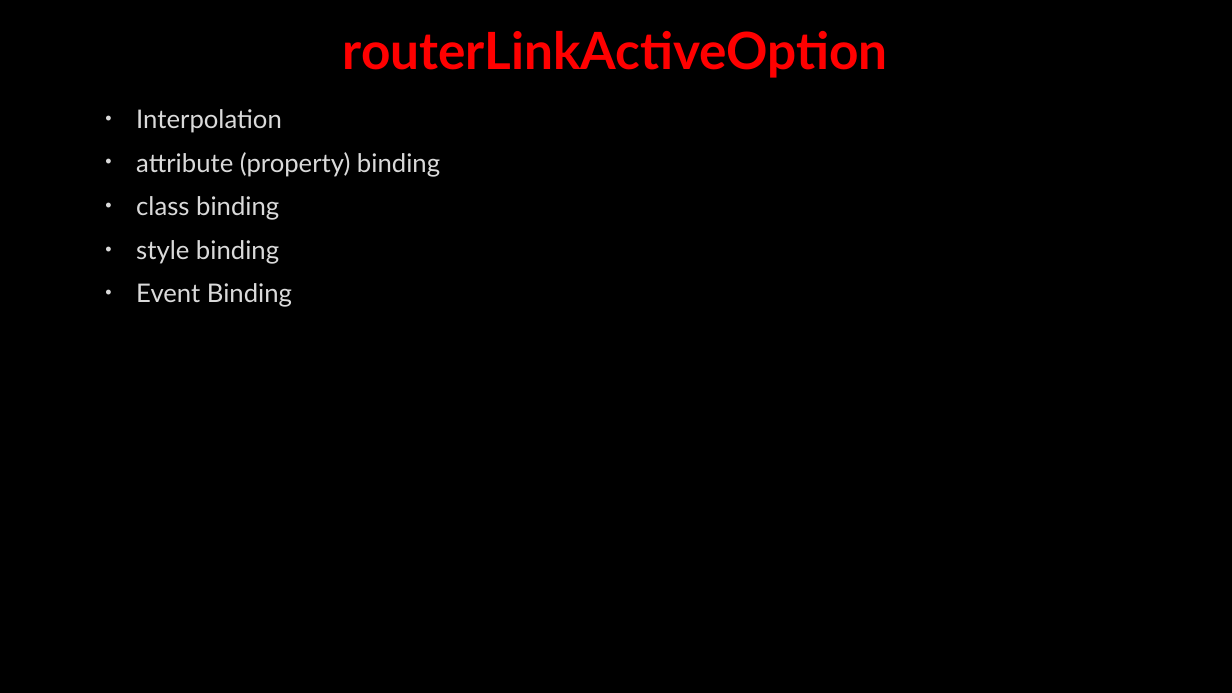
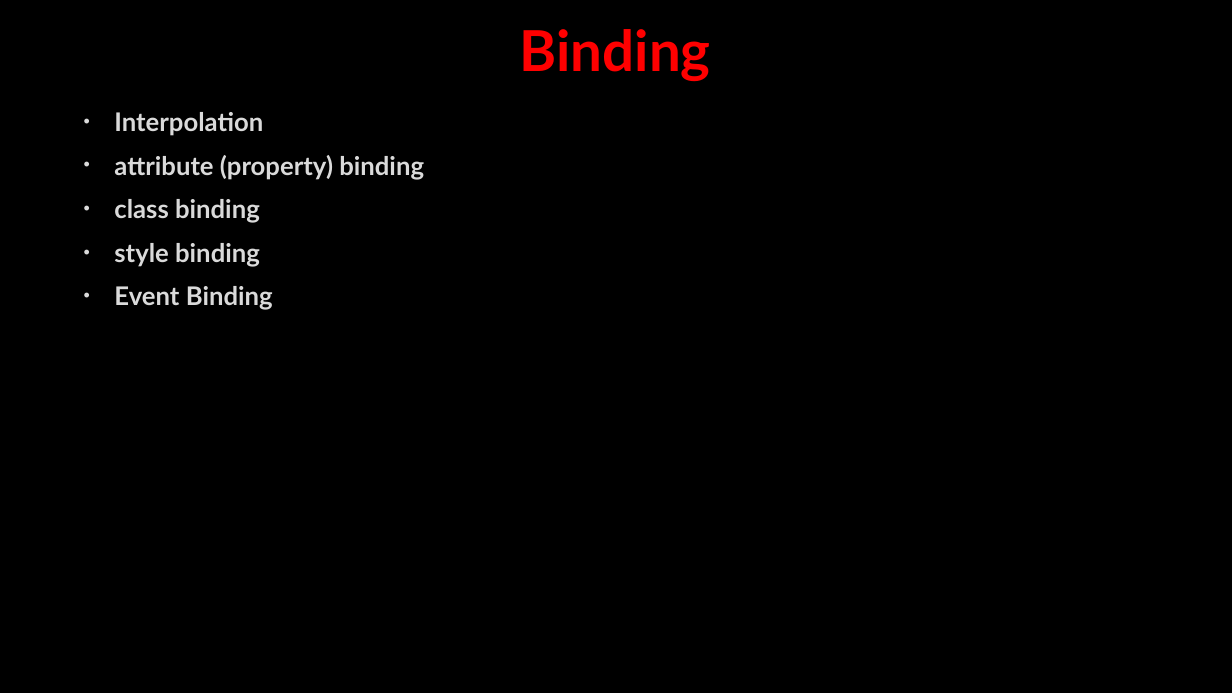
Before and after one commit to AhmedMohamedSamir1/Summary, a slide deck: slide 12 of Angular & type script/Angular.pptx (slide 11 before the commit). Drawn at 1232x693 pixels with LibreOffice and Linux fonts; fonts in the diff are those of the drawing; background and template pictures are left out. Boxes give left, top, right and bottom in pixels: in the first picture for what was removed or moved away, otherwise in the second. Text is boxed around its words. In the diff, an @@ line names an element or a change of style, - is before the commit and + after.

```diff
--- a/Angular & type script/Angular.pptx
+++ b/Angular & type script/Angular.pptx
@@ title at (520, 29, 711, 82): text changed; size 40 to 44 pt @@
-routerLinkActiveOption
+Binding
@@ text "Interpolation": place and size @@
-text "Interpolation" at (136, 109, 440, 307)
+text "Interpolation" at (114, 112, 424, 310)
@@ text "Interpolation" at (114, 112, 424, 310): bold on @@
```
Also in this commit, not shown: 4 other slides changed, 7 slides added, 1 slide removed, 5 other files.
